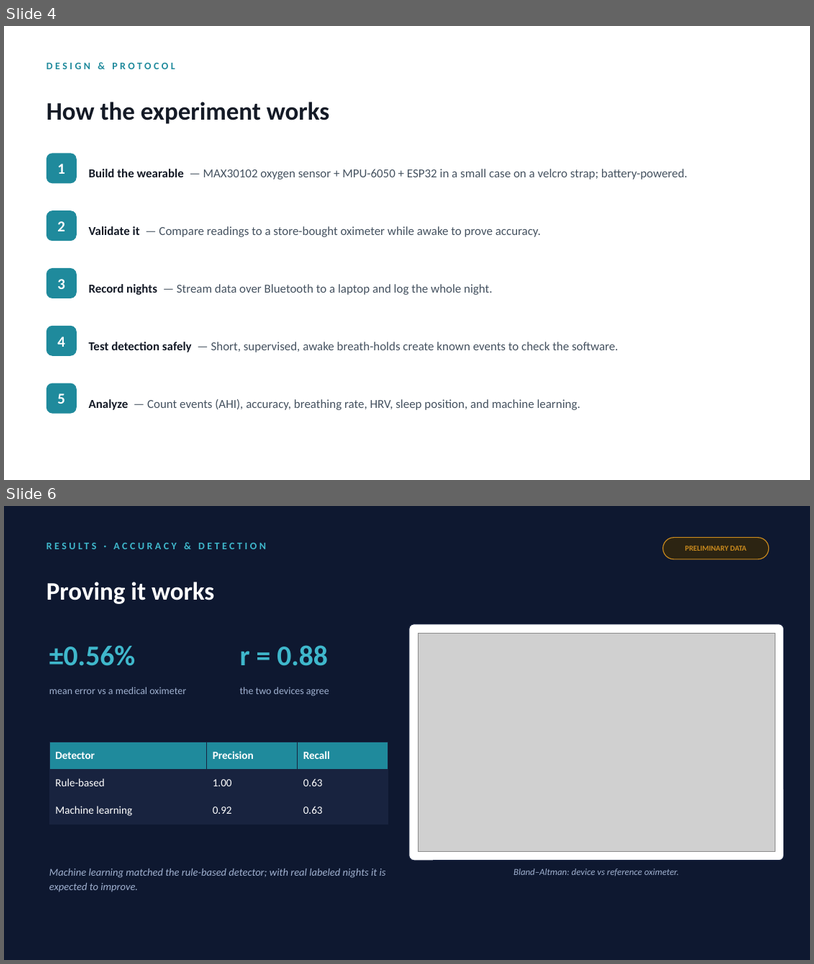
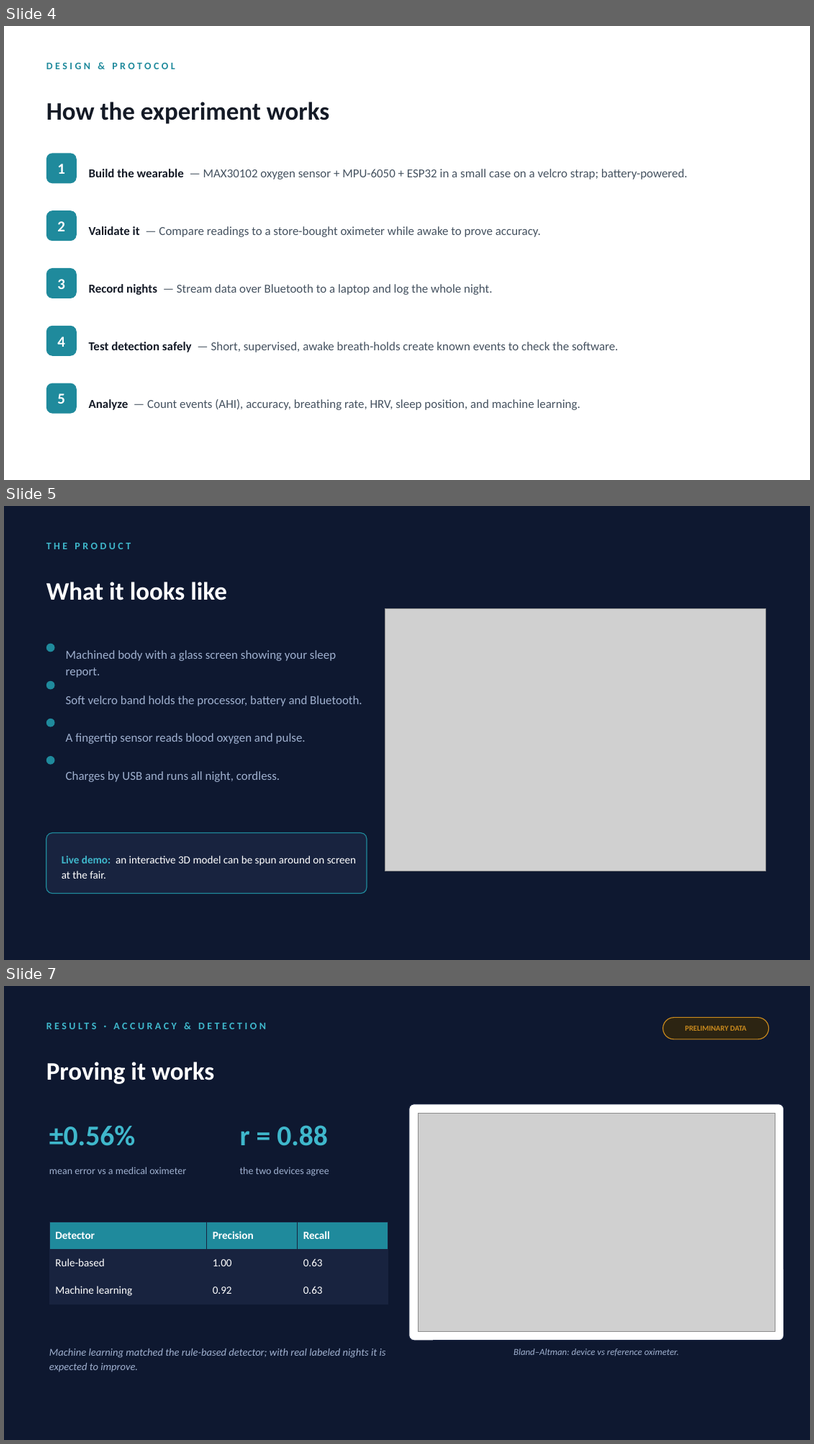
Before and after one commit to gabrielamamanestudent-wq/teetomivV2, a slide deck: science-fair/night-signal/Night_Signal_Presentation.pptx. Shown one above the other, each under a label of ours: slides 4 and 6 before the commit, slides 4, 5 and 7 after it; the slides between them are not shown. The pictures are 814x964 and 814x1444 pixels, drawn with LibreOffice and Linux fonts; fonts in the diff are those of the drawing; grey boxes stand for pictures. Boxes give left, top, right and bottom in pixels: in the first picture for what was removed or moved away, otherwise in the second. Text is boxed around its words. In the diff, an @@ line names an element or a change of style, - is before the commit and + after.

```diff
--- a/science-fair/night-signal/Night_Signal_Presentation.pptx
+++ b/science-fair/night-signal/Night_Signal_Presentation.pptx
@@ slide 5 added at bbox=[4, 506, 810, 960], background #0E1830 @@
@@ text added at bbox=[46, 543, 131, 549], 12 pt, text #3FB8CC, bold @@
+THE PRODUCT
@@ text added at bbox=[46, 582, 227, 600], 30 pt, text #FFFFFF, bold @@
+What it looks like
@@ picture added at bbox=[385, 609, 766, 871] @@
@@ ellipse added at bbox=[46, 644, 55, 651], fill #1F8A9C @@
@@ text added at bbox=[66, 650, 336, 677], 14.5 pt, text #9FB0CF @@
+Machined body with a glass screen showing your sleep report.
@@ ellipse added at bbox=[46, 681, 55, 690], fill #1F8A9C @@
@@ text added at bbox=[66, 695, 363, 706], 14.5 pt, text #9FB0CF @@
+Soft velcro band holds the processor, battery and Bluetooth.
@@ ellipse added at bbox=[46, 718, 55, 727], fill #1F8A9C @@
@@ text added at bbox=[66, 733, 306, 744], 14.5 pt, text #9FB0CF @@
+A fingertip sensor reads blood oxygen and pulse.
@@ ellipse added at bbox=[46, 756, 55, 764], fill #1F8A9C @@
@@ text added at bbox=[66, 771, 280, 782], 14.5 pt, text #9FB0CF @@
+Charges by USB and runs all night, cordless.
@@ rounded rectangle added at bbox=[46, 833, 367, 893], fill #18233F, outline #1F8A9C 1 pt @@
@@ text added at bbox=[62, 855, 356, 878], 13 pt, text #FFFFFF @@
+Live demo: an interactive 3D model can be spun around on screen at the fair.
@@ what was slide 6 is now slide 7 @@
```
